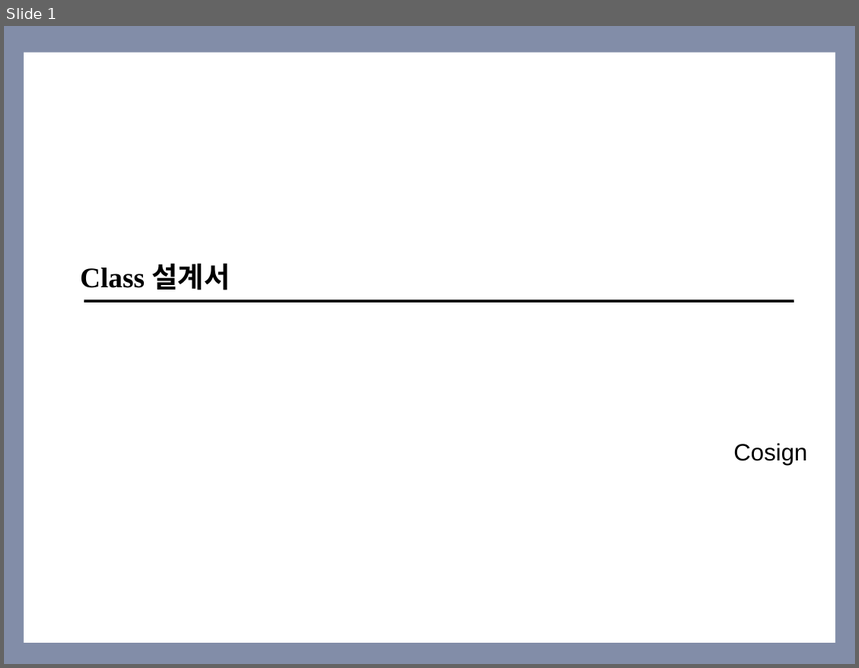
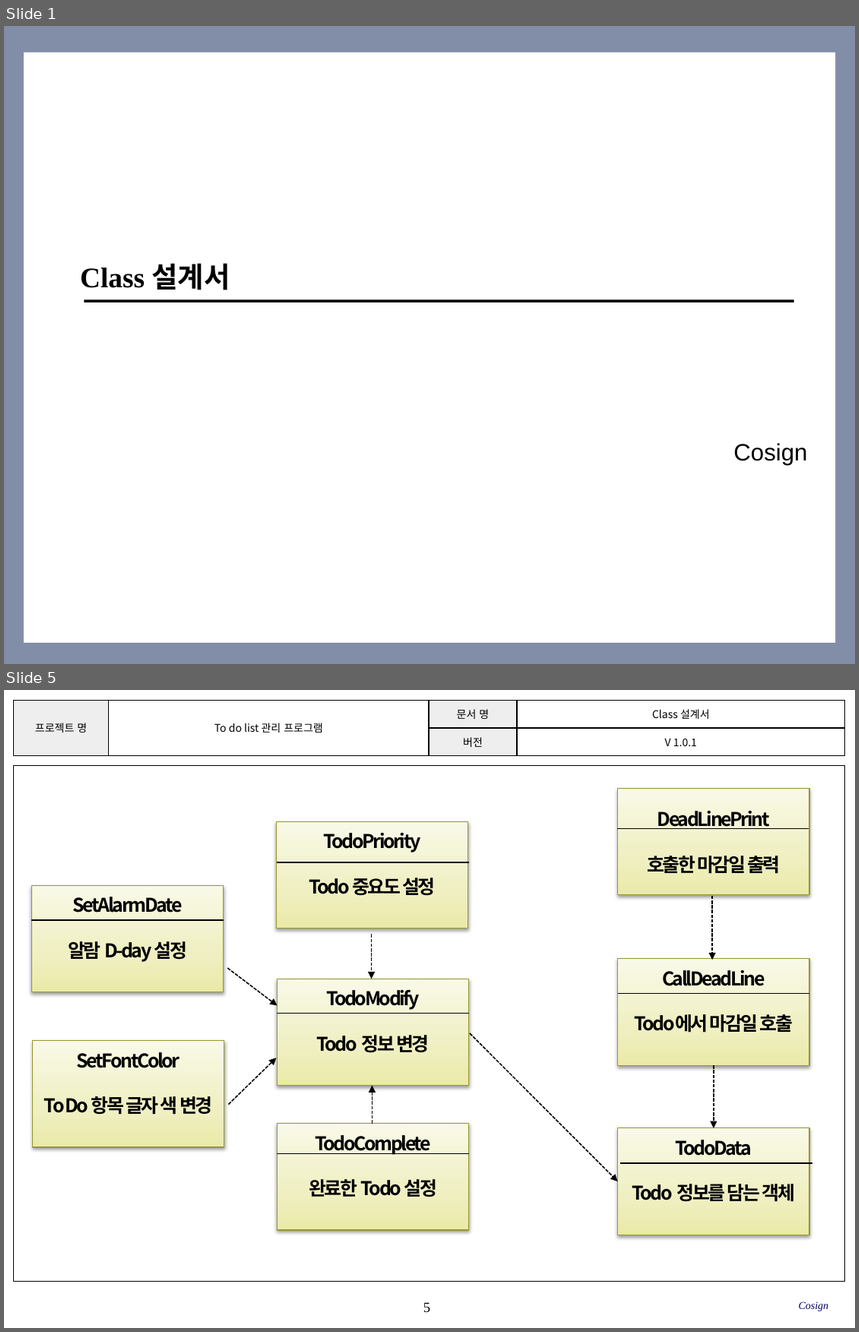
Before and after one commit to SMU-SE-Admin/18-1_5_COSIGN_Doc, a slide deck: 03 설계/Class 설계서_5_Cosign.pptx. Shown one above the other, each under a label of ours: slide 1 before the commit, slides 1 and 5 after it; the slides between them are not shown. The pictures are 859x668 and 859x1332 pixels, drawn with LibreOffice and Linux fonts; fonts in the diff are those of the drawing; background and template pictures are left out. Boxes give left, top, right and bottom in pixels: in the first picture for what was removed or moved away, otherwise in the second. Text is boxed around its words. In the diff, an @@ line names an element or a change of style, - is before the commit and + after.

Commit message:
#1158 클래스 설계서 최종본 업로드

```diff
--- a/03 설계/Class 설계서_5_Cosign.pptx
+++ b/03 설계/Class 설계서_5_Cosign.pptx
@@ slide 5 added at <box>4,690,855,1328</box>, background #FFFFFF @@
@@ table added at <box>13,700,845,755</box>, 2 rows, 4 columns @@
+프로젝트 명 | To do list 관리 프로그램 | 문서 명 | Class 설계서
+ |  | 버전 | V 1.0.1
@@ rectangle added at <box>13,766,845,1281</box>, outline #000000 0.75 pt @@
@@ group added at <box>617,788,810,1065</box>: 2 rectangles, 2 lines @@
+CallDeadLine
+Todo에서 마감일 호출
+DeadLinePrint
+호출한 마감일 출력
@@ arrow added from (712, 896) to (712, 960), #000000 1 pt dashed @@
@@ group added at <box>32,822,469,1230</box>: 5 rectangles, 4 lines, 4 arrows @@
+TodoModify
+Todo 정보 변경
+TodoComplete
+완료한 Todo 설정
+TodoPriority
+Todo 중요도 설정
+SetAlarmDate
+알람 D-day 설정
+SetFontColor
+To Do 항목 글자 색 변경
@@ arrow added from (470, 1034) to (618, 1182), #000000 1 pt dashed @@
@@ arrow added from (714, 1065) to (714, 1129), #000000 1 pt dashed @@
@@ rectangle added at <box>618,1129,810,1235</box>, fill gradient #E9E9A9 to #EFEFC4 to #FAFAE8, outline #98982F 0.75 pt, 16 pt, text #000000, bold @@
+TodoData
+Todo 정보를 담는 객체
@@ line added from (621, 1163) to (813, 1163), #000000 1 pt @@
@@ page number added at <box>424,1303,430,1312</box>, 12 pt, text #000000 @@
+5
@@ text added at <box>799,1302,829,1312</box>, 9 pt, text #000066, italic @@
+Cosign
```
Also in this commit, not shown: 2 slides changed, 1 other slide added.
